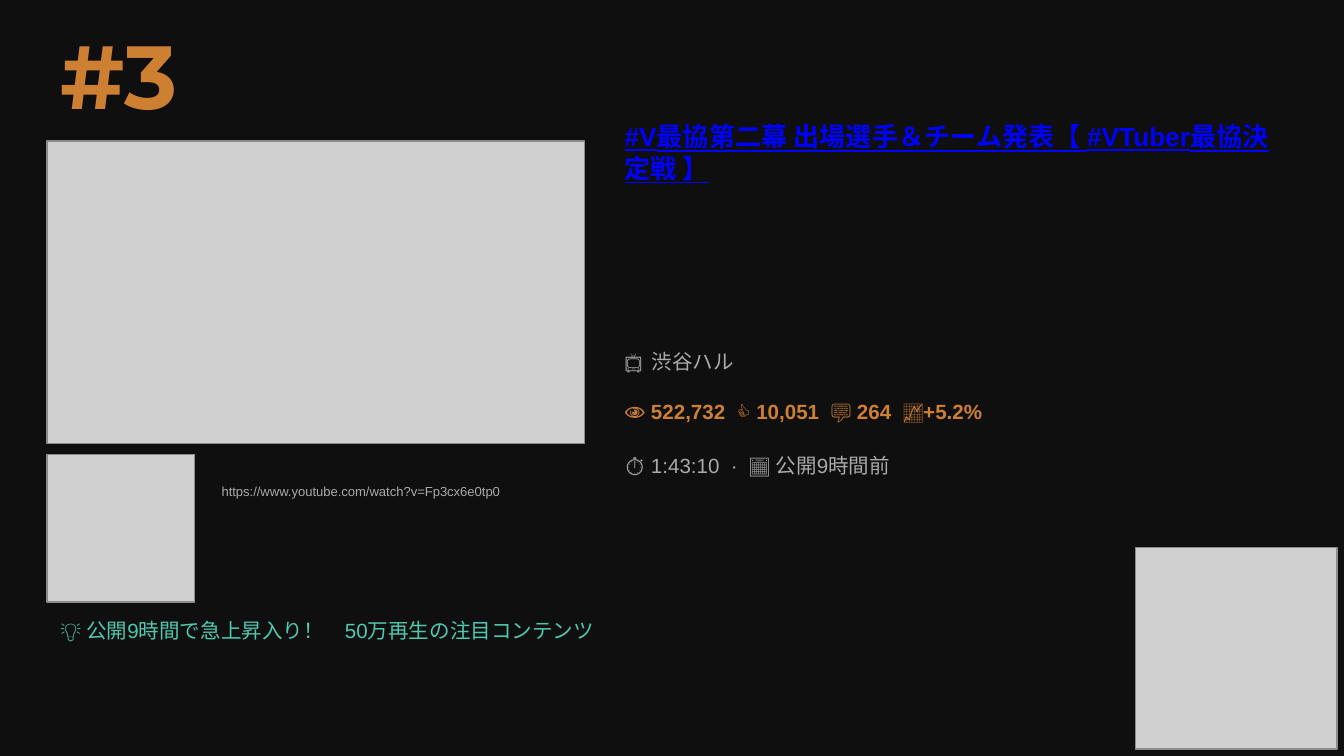
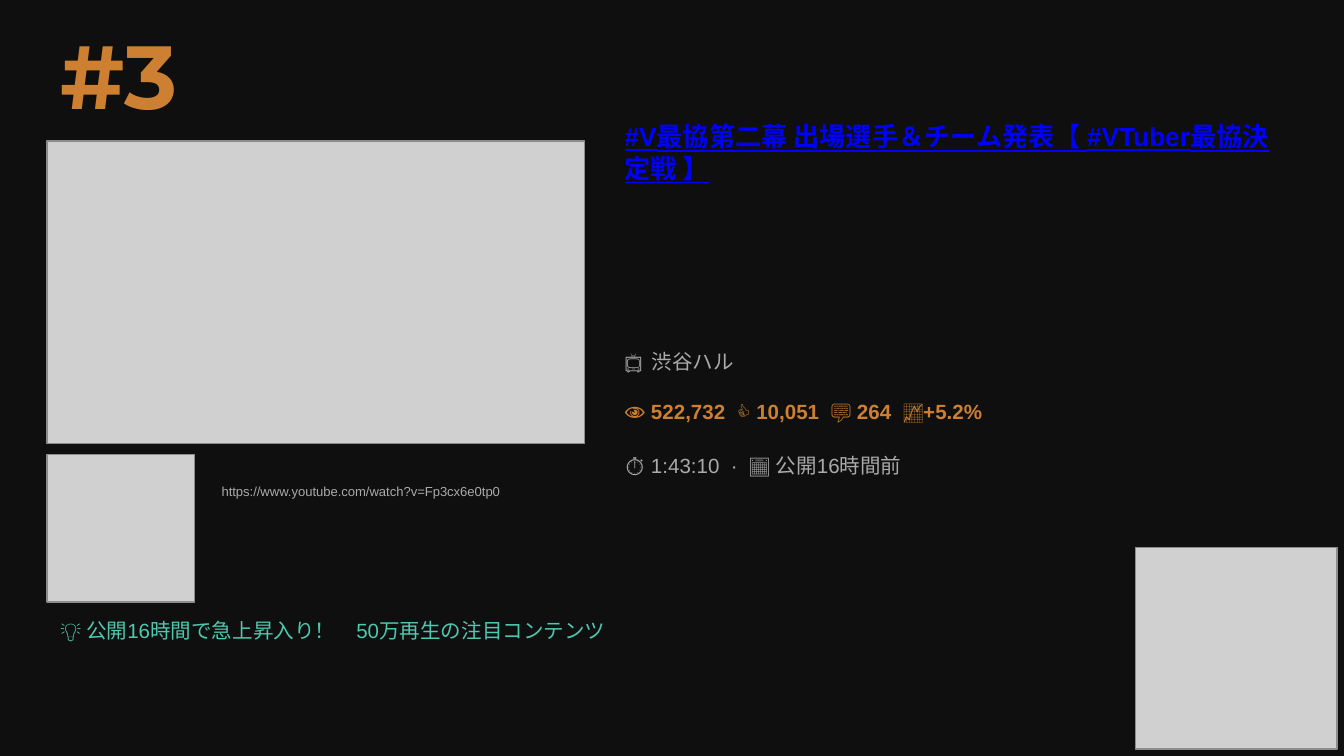
Before and after one commit to asaneasaburo0910-hub/youtube-crawler, a slide deck: slide 9 of youtube_ranking_20260602.pptx. Drawn at 1344x756 pixels with LibreOffice and Linux fonts; fonts in the diff are those of the drawing; grey boxes stand for pictures. Boxes give left, top, right and bottom in pixels: in the first picture for what was removed or moved away, otherwise in the second. Text is boxed around its words. In the diff, an @@ line names an element or a change of style, - is before the commit and + after.

```diff
--- a/youtube_ranking_20260602.pptx
+++ b/youtube_ranking_20260602.pptx
@@ text at <box>651,456,902,475</box>: text changed @@
-⏱ 1:43:10 · 📅 公開9時間前
+⏱ 1:43:10 · 📅 公開16時間前
@@ text at <box>86,621,605,640</box>: text changed @@
-💡 公開9時間で急上昇入り！ 50万再生の注目コンテンツ
+💡 公開16時間で急上昇入り！ 50万再生の注目コンテンツ
```
Also in this commit, not shown: 9 other slides changed, 3 other files.
